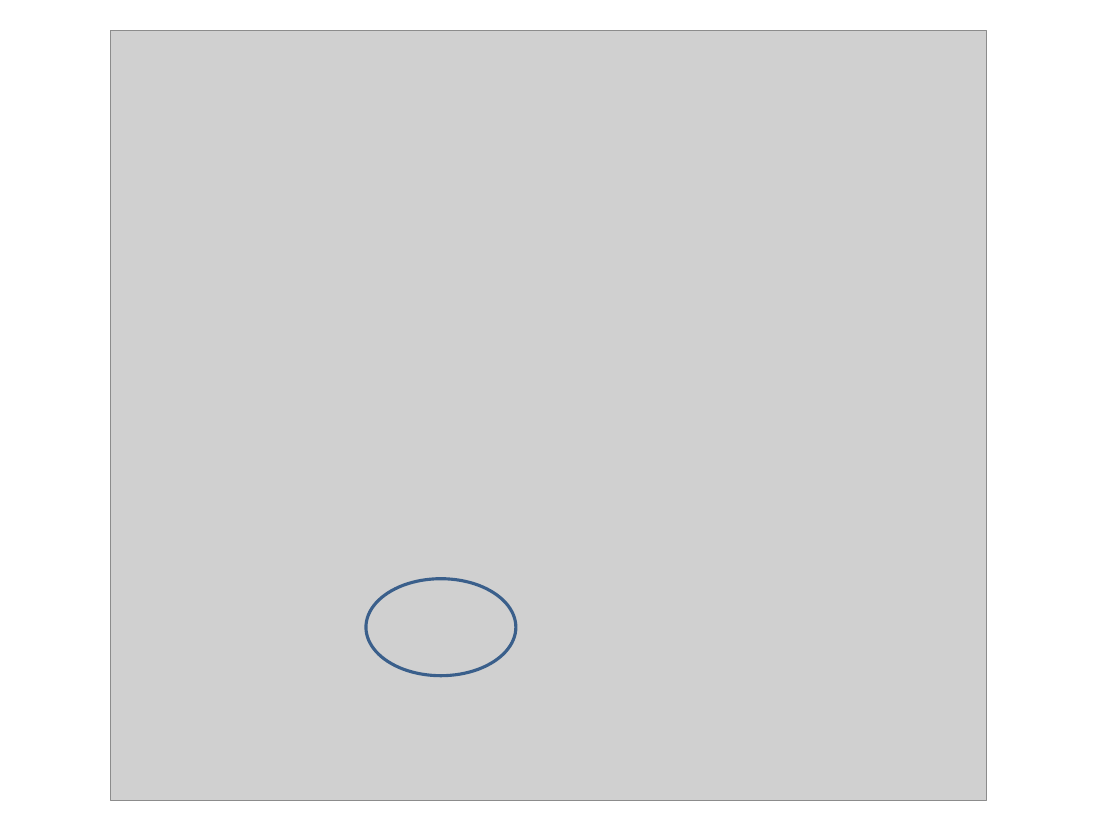
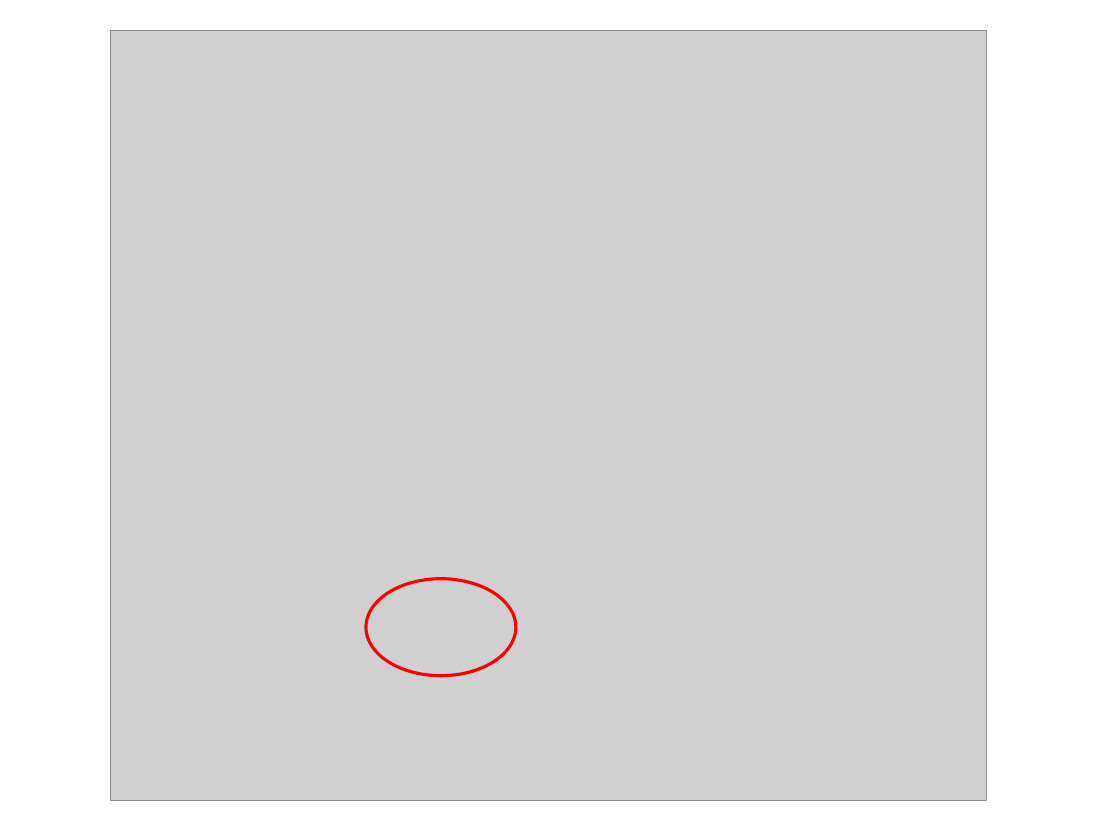
Before and after one commit to yesung05/2024-JSP, a slide deck: slide 2 of 이클립스 _Db세팅.pptx. Drawn at 1120x840 pixels with LibreOffice and Linux fonts; fonts in the diff are those of the drawing; grey boxes stand for pictures. Boxes give left, top, right and bottom in pixels: in the first picture for what was removed or moved away, otherwise in the second. Text is boxed around its words. In the diff, an @@ line names an element or a change of style, - is before the commit and + after.

```diff
--- a/이클립스 _Db세팅.pptx
+++ b/이클립스 _Db세팅.pptx
@@ ellipse at [366,579,516,676]: outline #3A5F8C 2 pt to #FF0000 2 pt @@
```
Also in this commit, not shown: 1 slide added, 3 slides removed, 4 other files.
